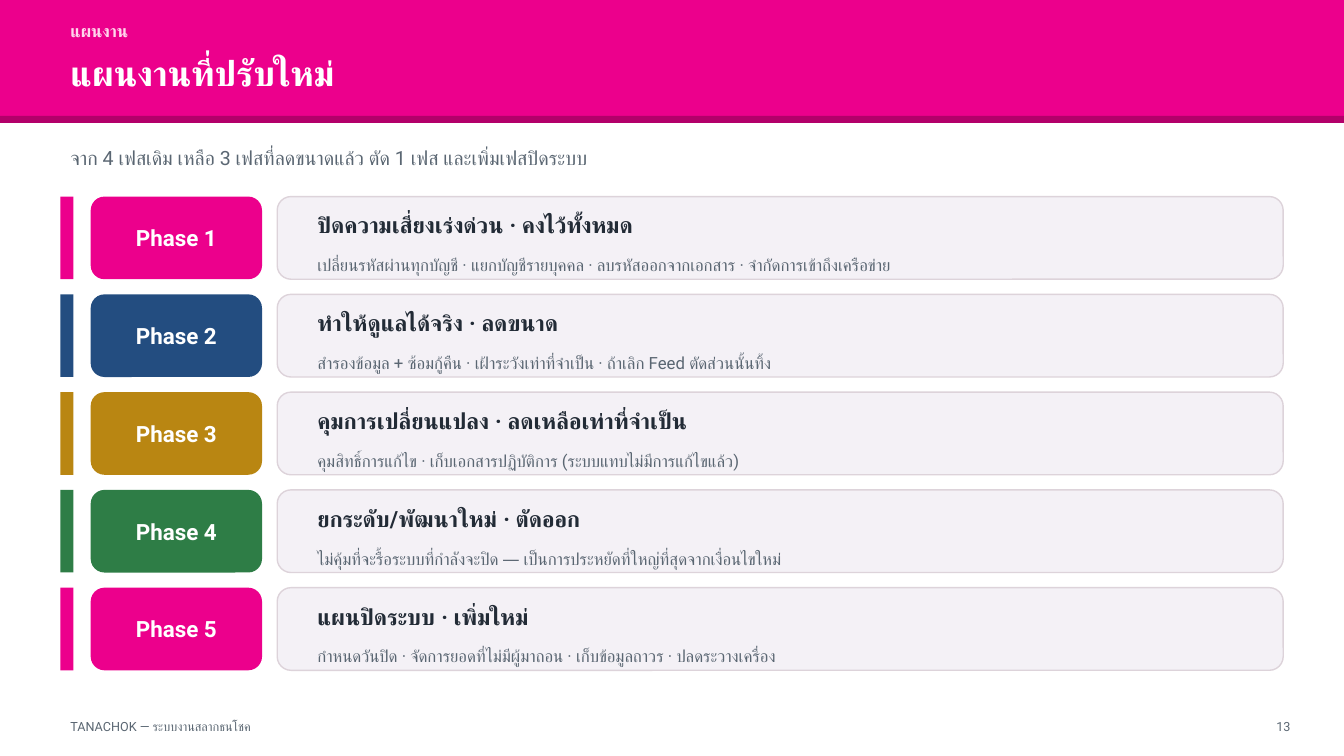
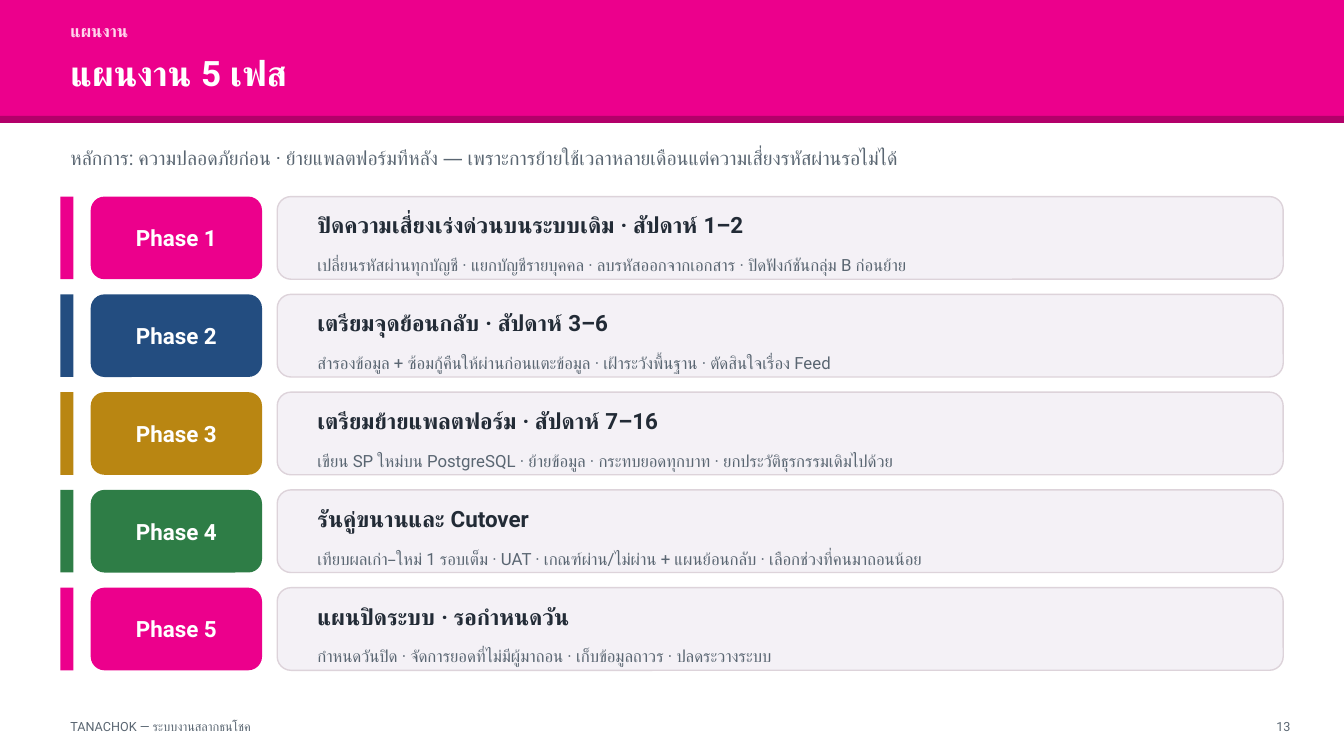
Before and after one commit to supachaitw/line-bot-images, a slide deck: slide 13 of docs/tanachok-production-slides.pptx. Drawn at 1344x756 pixels with LibreOffice and Linux fonts; fonts in the diff are those of the drawing. Boxes give left, top, right and bottom in pixels: in the first picture for what was removed or moved away, otherwise in the second. Text is boxed around its words. In the diff, an @@ line names an element or a change of style, - is before the commit and + after.

```diff
--- a/docs/tanachok-production-slides.pptx
+++ b/docs/tanachok-production-slides.pptx
@@ text at (70, 60, 287, 87): text changed @@
-แผนงานที่ปรับใหม่
+แผนงาน 5 เฟส
@@ text at (70, 150, 897, 165): text changed @@
-จาก 4 เฟสเดิม เหลือ 3 เฟสที่ลดขนาดแล้ว ตัด 1 เฟส และเพิ่มเฟสปิดระบบ
+หลักการ: ความปลอดภัยก่อน · ย้ายแพลตฟอร์มทีหลัง — เพราะการย้ายใช้เวลาหลายเดือนแต่ความเสี่ยงรหัสผ่านรอไม่ได้
@@ text at (317, 216, 744, 234): text changed @@
-ปิดความเสี่ยงเร่งด่วน · คงไว้ทั้งหมด
+ปิดความเสี่ยงเร่งด่วนบนระบบเดิม · สัปดาห์ 1–2
@@ text at (317, 259, 907, 276): text changed @@
-เปลี่ยนรหัสผ่านทุกบัญชี · แยกบัญชีรายบุคคล · ลบรหัสออกจากเอกสาร · จำกัดการเข้าถึงเครือข่าย
+เปลี่ยนรหัสผ่านทุกบัญชี · แยกบัญชีรายบุคคล · ลบรหัสออกจากเอกสาร · ปิดฟังก์ชันกลุ่ม B ก่อนย้าย
@@ text at (317, 314, 608, 338): text changed @@
-ทำให้ดูแลได้จริง · ลดขนาด
+เตรียมจุดย้อนกลับ · สัปดาห์ 3–6
@@ text at (317, 356, 830, 374): text changed @@
-สำรองข้อมูล + ซ้อมกู้คืน · เฝ้าระวังเท่าที่จำเป็น · ถ้าเลิก Feed ตัดส่วนนั้นทิ้ง
+สำรองข้อมูล + ซ้อมกู้คืนให้ผ่านก่อนแตะข้อมูล · เฝ้าระวังพื้นฐาน · ตัดสินใจเรื่อง Feed
@@ text at (317, 411, 658, 430): text changed @@
-คุมการเปลี่ยนแปลง · ลดเหลือเท่าที่จำเป็น
+เตรียมย้ายแพลตฟอร์ม · สัปดาห์ 7–16
@@ text at (317, 454, 893, 472): text changed @@
-คุมสิทธิ์การแก้ไข · เก็บเอกสารปฏิบัติการ (ระบบแทบไม่มีการแก้ไขแล้ว)
+เขียน SP ใหม่บน PostgreSQL · ย้ายข้อมูล · กระทบยอดทุกบาท · ยกประวัติธุรกรรมเดิมไปด้วย
@@ text at (317, 509, 529, 534): text changed @@
-ยกระดับ/พัฒนาใหม่ · ตัดออก
+รันคู่ขนานและ Cutover
@@ text at (317, 552, 921, 566): text changed @@
-ไม่คุ้มที่จะรื้อระบบที่กำลังจะปิด — เป็นการประหยัดที่ใหญ่ที่สุดจากเงื่อนไขใหม่
+เทียบผลเก่า–ใหม่ 1 รอบเต็ม · UAT · เกณฑ์ผ่าน/ไม่ผ่าน + แผนย้อนกลับ · เลือกช่วงที่คนมาถอนน้อย
@@ text at (317, 607, 569, 626): text changed @@
-แผนปิดระบบ · เพิ่มใหม่
+แผนปิดระบบ · รอกำหนดวัน
@@ text at (317, 650, 772, 667): text changed @@
-กำหนดวันปิด · จัดการยอดที่ไม่มีผู้มาถอน · เก็บข้อมูลถาวร · ปลดระวางเครื่อง
+กำหนดวันปิด · จัดการยอดที่ไม่มีผู้มาถอน · เก็บข้อมูลถาวร · ปลดระวางระบบ
```
Also in this commit, not shown: 5 other slides changed, 1 slide added, 1 slide removed, 6 other files.
